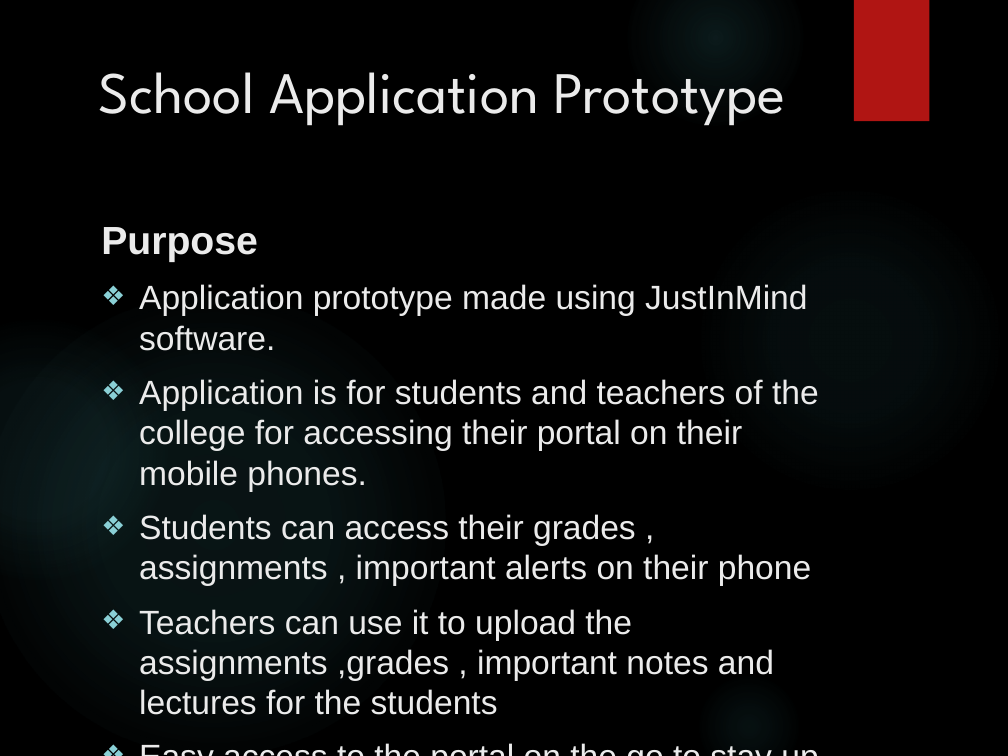
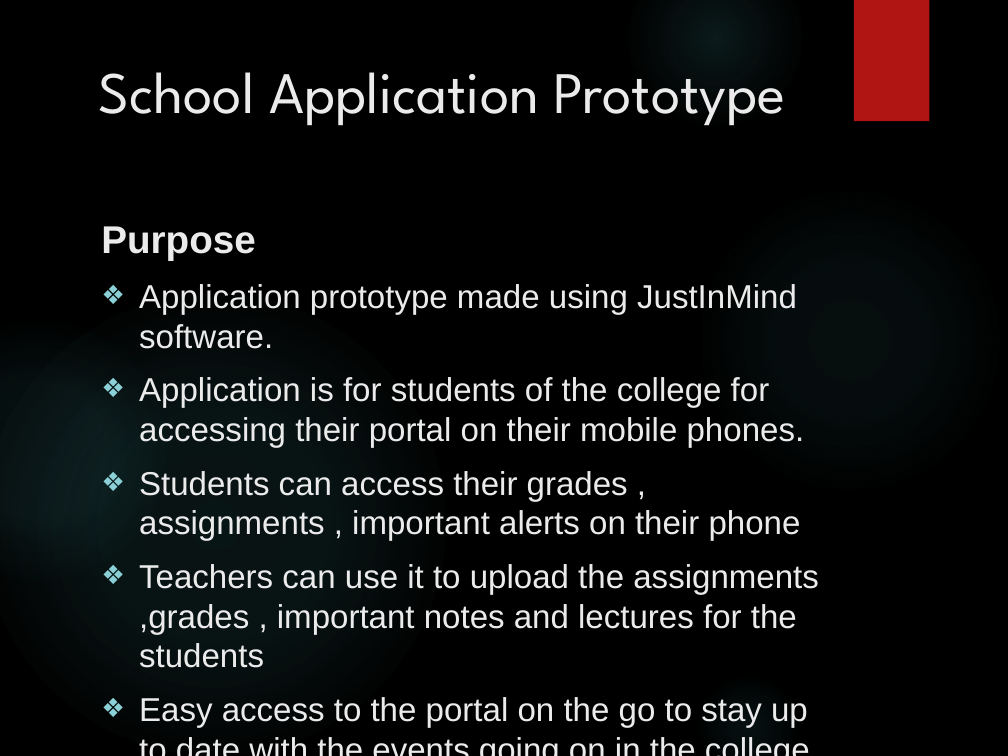
Before and after one commit to avtargill/School-Cegep, a slide deck: slide 4 of PPT_School_App.pptx. Drawn at 1008x756 pixels with LibreOffice and Linux fonts; fonts in the diff are those of the drawing; background and template pictures are left out. Boxes give left, top, right and bottom in pixels: in the first picture for what was removed or moved away, otherwise in the second. Text is boxed around its words. In the diff, an @@ line names an element or a change of style, - is before the commit and + after.

```diff
--- a/PPT_School_App.pptx
+++ b/PPT_School_App.pptx
@@ text at (101,226,819,728): size 28 to 27.5 pt in "Purpose"; size 24 to 23.6 pt in "Application prototype made using JustInMind software.", "Students can access their grades , assignments ...", "Teachers can use it to upload the ...", "Easy access to the portal on the ..." @@
@@ text at (139,377,805,448): text changed; size 24 to 23.6 pt @@
-❖ Application is for students and teachers of the college for accessing their portal on their mobile phones.
+❖ Application is for students of the college for accessing their portal on their mobile phones.
```
Also in this commit, not shown: 8 other slides changed, 2 slides removed.
